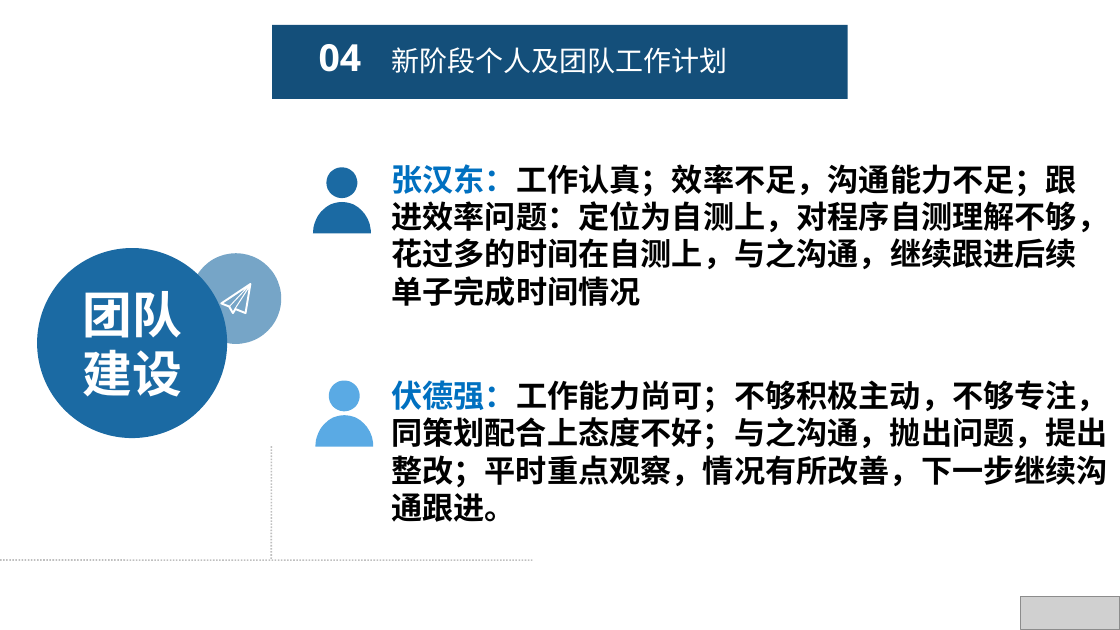
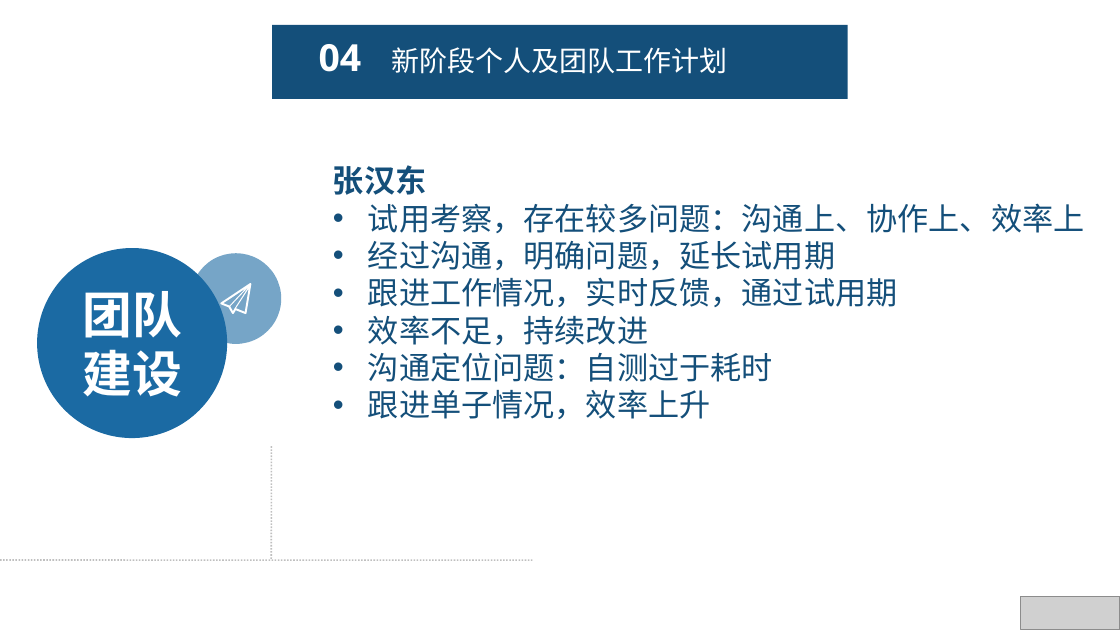
Before and after one commit to fengyuyu/world_rpg, a slide deck: slide 11 of 陈国锋-述职报告 .pptx (slide 12 before the commit). Drawn at 1120x630 pixels with LibreOffice and Linux fonts; fonts in the diff are those of the drawing; grey boxes stand for pictures. Boxes give left, top, right and bottom in pixels: in the first picture for what was removed or moved away, otherwise in the second. Text is boxed around its words. In the diff, an @@ line names an element or a change of style, - is before the commit and + after.

```diff
--- a/陈国锋-述职报告 .pptx
+++ b/陈国锋-述职报告 .pptx
@@ freeform shape removed at [326, 167, 357, 198] @@
@@ text at [333, 165, 1085, 419]: text changed; font Calibri to Open Sans; text colour #000000 to #144F7A; bold off @@
-张汉东：工作认真；效率不足，沟通能力不足；跟
-进效率问题：定位为自测上，对程序自测理解不够，
-花过多的时间在自测上，与之沟通，继续跟进后续
-单子完成时间情况
+张汉东
+• 试用考察，存在较多问题：沟通上、协作上、效率上
+• 经过沟通，明确问题，延长试用期
+• 跟进工作情况，实时反馈，通过试用期
+• 效率不足，持续改进
+• 沟通定位问题：自测过于耗时
+• 跟进单子情况，效率上升
@@ freeform shape removed at [314, 202, 372, 233] @@
@@ freeform shape removed at [329, 381, 361, 412] @@
@@ text removed at [391, 380, 1108, 522] @@
-伏德强：工作能力尚可；不够积极主动，不够专注，
-同策划配合上态度不好；与之沟通，抛出问题，提出
-整改；平时重点观察，情况有所改善，下一步继续沟
-通跟进。
@@ freeform shape removed at [316, 416, 374, 447] @@
```
Also in this commit, not shown: 3 other slides changed, 2 slides added, 2 slides removed, 1 other file.
